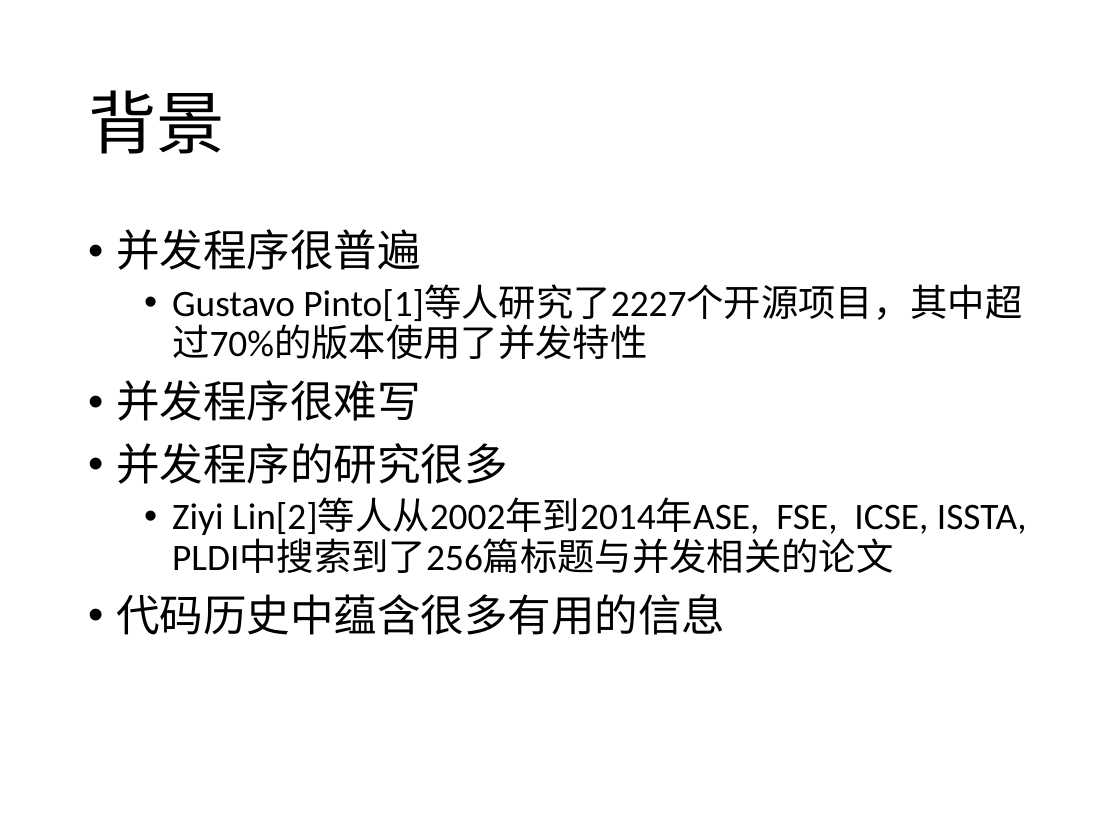
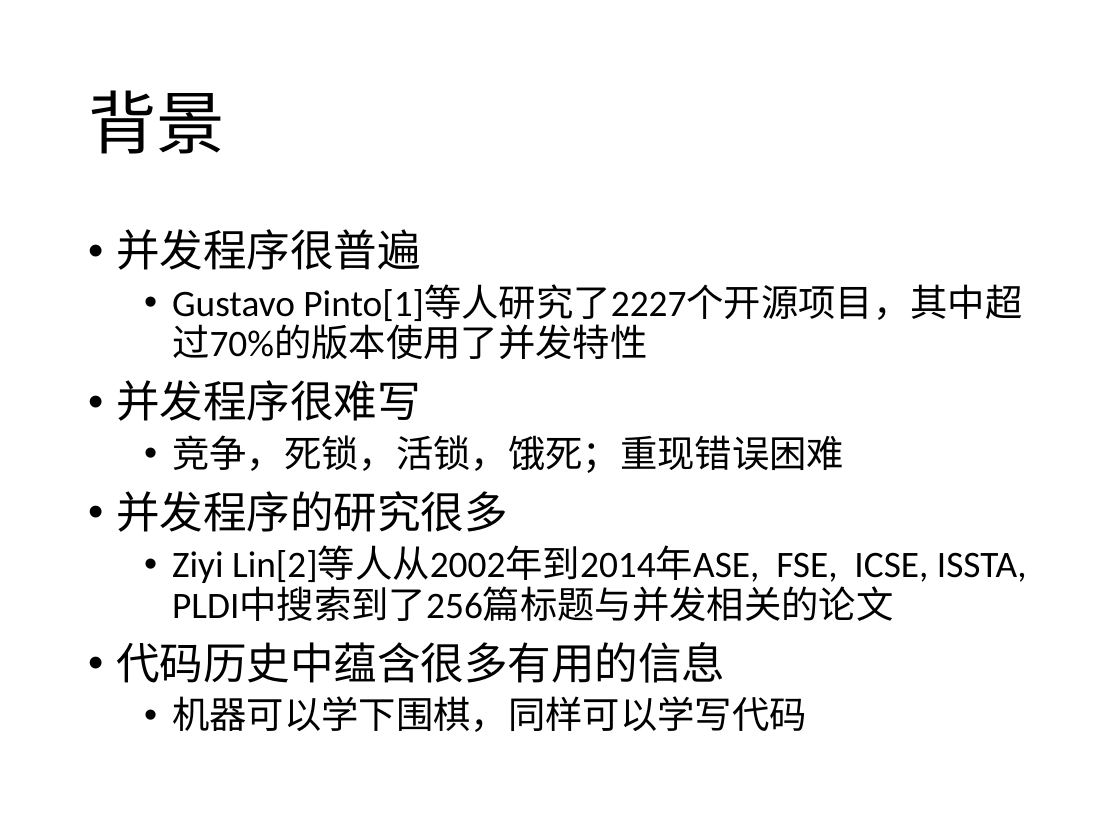
Before and after one commit to qwordy/Research, a slide deck: slide 2 of bishe/理解并发程序修改模式.pptx. Drawn at 1120x840 pixels with LibreOffice and Linux fonts; fonts in the diff are those of the drawing. Boxes give left, top, right and bottom in pixels: in the first picture for what was removed or moved away, otherwise in the second. Text is boxed around its words. In the diff, an @@ line names an element or a change of style, - is before the commit and + after.

```diff
--- a/bishe/理解并发程序修改模式.pptx
+++ b/bishe/理解并发程序修改模式.pptx
@@ text at <box>172,435,844,473</box>: paragraph added @@
+  • 竞争，死锁，活锁，饿死；重现错误困难
@@ text at <box>172,696,807,732</box>: paragraph added @@
+  • 机器可以学下围棋，同样可以学写代码
```
Also in this commit, not shown: 7 other slides changed, 2 slides added, 1 slide removed.
